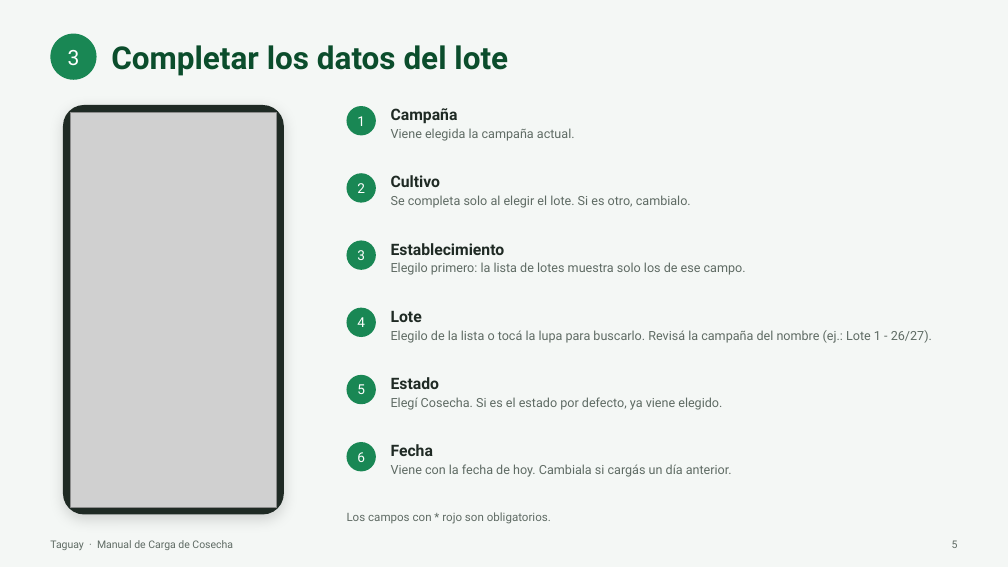
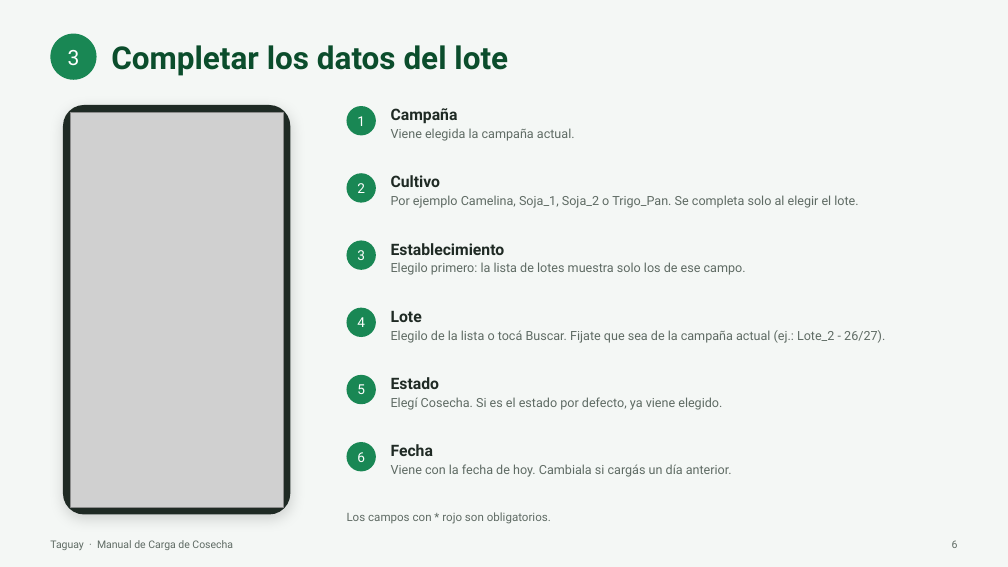
Before and after one commit to gustavogidearg1/Taguay, a slide deck: slide 6 of docs/manual/Manual Carga de Cosecha.pptx (slide 5 before the commit). Drawn at 1008x567 pixels with LibreOffice and Linux fonts; fonts in the diff are those of the drawing; grey boxes stand for pictures. Boxes give left, top, right and bottom in pixels: in the first picture for what was removed or moved away, otherwise in the second. Text is boxed around its words. In the diff, an @@ line names an element or a change of style, - is before the commit and + after.

```diff
--- a/docs/manual/Manual Carga de Cosecha.pptx
+++ b/docs/manual/Manual Carga de Cosecha.pptx
@@ rounded rectangle resized from (x1=63, y1=105, x2=284, y2=515) to (x1=63, y1=105, x2=290, y2=515) @@
@@ rounded rectangle at (x1=63, y1=105, x2=290, y2=515): proportions changed @@
@@ picture resized from (x1=70, y1=113, x2=277, y2=507) to (x1=70, y1=113, x2=283, y2=507) @@
@@ text at (x1=391, y1=195, x2=858, y2=208): text changed @@
-Se completa solo al elegir el lote. Si es otro, cambialo.
+Por ejemplo Camelina, Soja_1, Soja_2 o Trigo_Pan. Se completa solo al elegir el lote.
@@ text at (x1=391, y1=330, x2=885, y2=343): text changed @@
-Elegilo de la lista o tocá la lupa para buscarlo. Revisá la campaña del nombre (ej.: Lote 1 - 26/27).
+Elegilo de la lista o tocá Buscar. Fijate que sea de la campaña actual (ej.: Lote_2 - 26/27).
```
Also in this commit, not shown: 9 other slides changed, 1 slide added, 10 other files.
